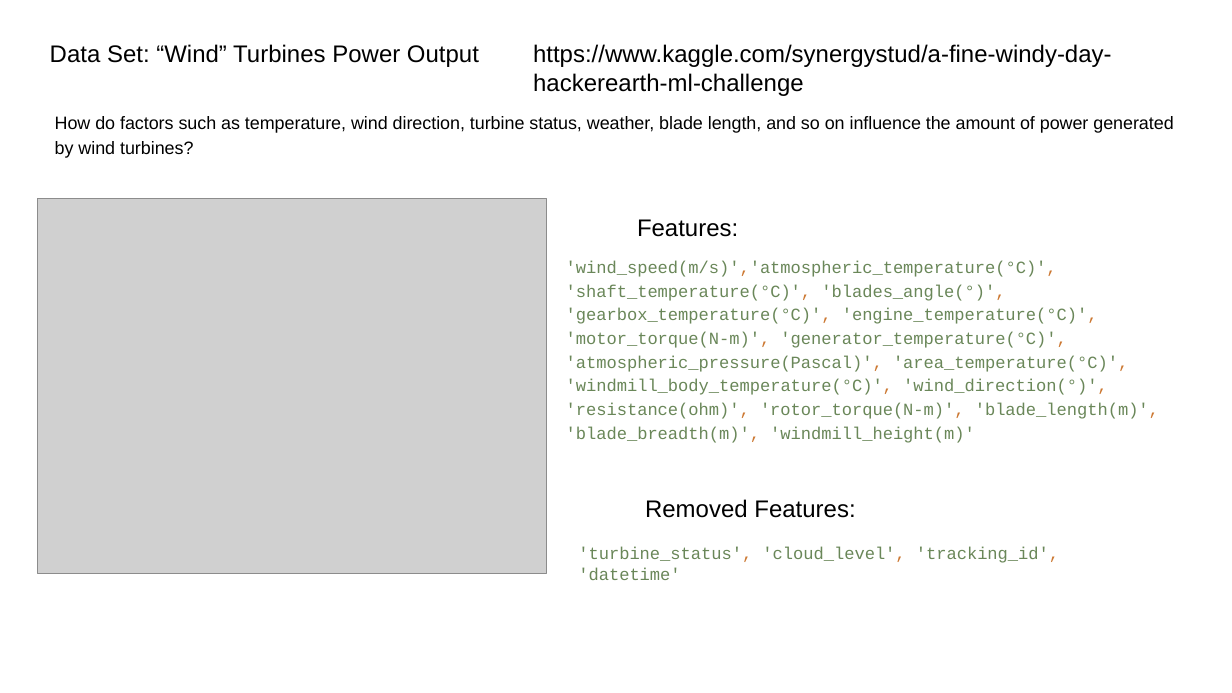
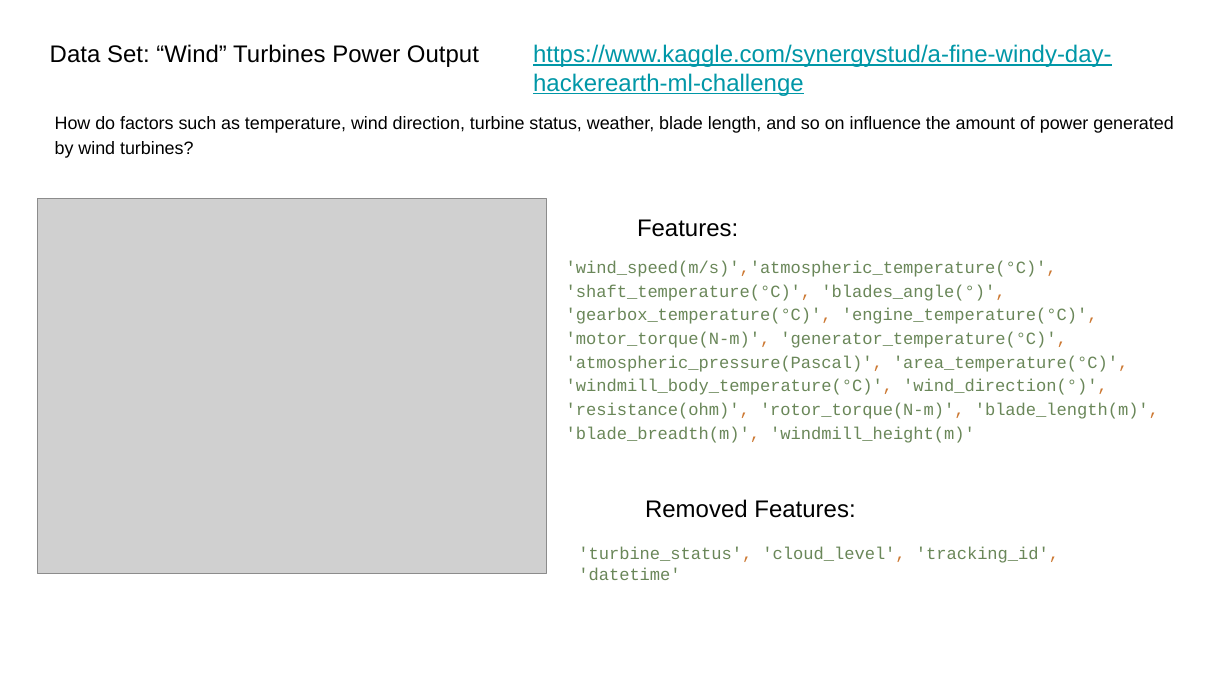
Before and after one commit to fambrogi/MachineLearning, a slide deck: slide 7 of ex_2/Slides_ML_regression.pptx (slide 6 before the commit). Drawn at 1232x693 pixels with LibreOffice and Linux fonts; fonts in the diff are those of the drawing; grey boxes stand for pictures. Boxes give left, top, right and bottom in pixels: in the first picture for what was removed or moved away, otherwise in the second. Text is boxed around its words. In the diff, an @@ line names an element or a change of style, - is before the commit and + after.

```diff
--- a/ex_2/Slides_ML_regression.pptx
+++ b/ex_2/Slides_ML_regression.pptx
@@ text "https://www.kaggle.com/synergystud/a-fine-windy-day-hackerea ..." at (533, 44, 1112, 96): text colour #000000 to #0097A7, underline on @@
```
Also in this commit, not shown: 4 other slides changed, 5 slides added, 11 slides removed, 1 other file.
